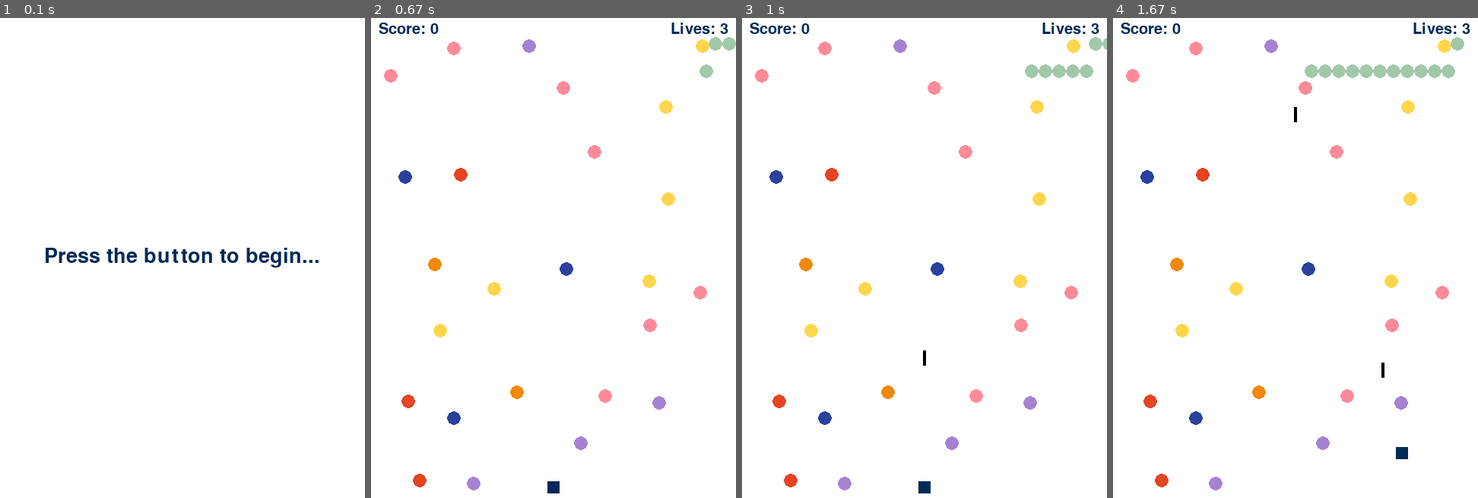
Above: before the commit, frames 1-4 (left to right).
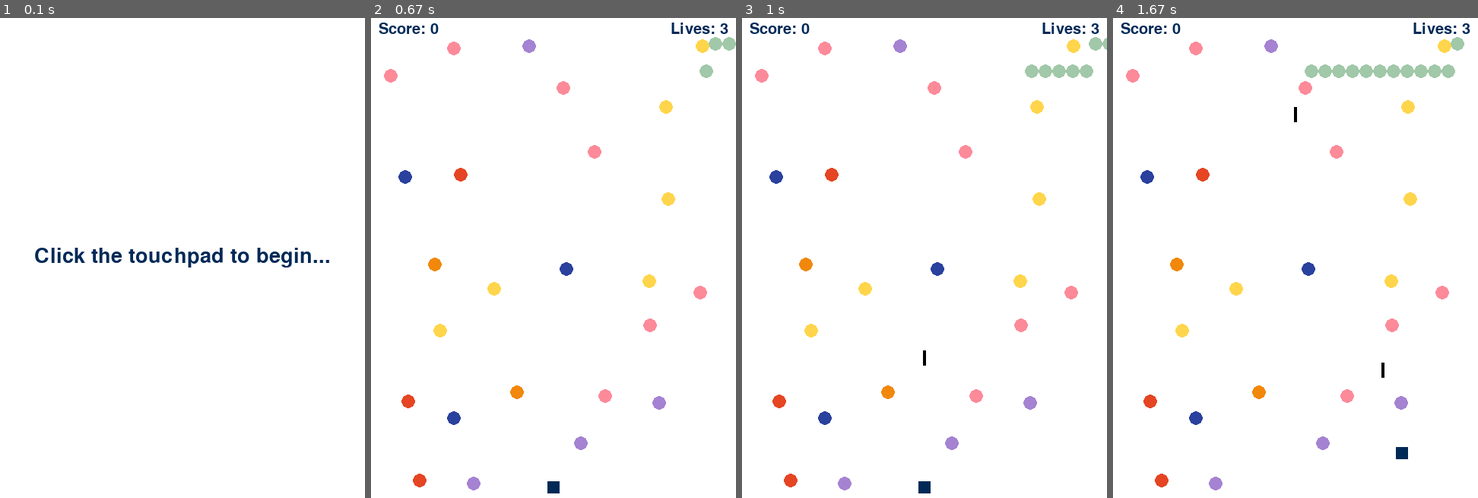
Above: after the commit, the same moments.

Repository: HarryJain/CPSC-334
Game: pygame game, started from Module2/Task2/centipede.py
Same seed, same stepped clock (60 frames per second), same inputs: the game is played once before the commit and once after it.
Inputs (mouse positions are in pixels of both pictures, inside the frame that each line leads up to):
- Up to frame 1 (0.1 s): no input
- Up to frame 2 (0.67 s): click (553, 258) at 0.38 s
- Up to frame 3 (1 s): tap Space at 0.67 s
- Up to frame 4 (1.67 s): hold Right 1-1.47 s; tap Space at 1.07, 1.37, 1.57 s; hold Up from 1.5 s (still down)

The runs differ from the first frame. In frame 1, 1.4% of the frame differs, in the area x 9-91%, y 47-52%; in frame 2, nothing differs; in frame 3, nothing differs; in frame 4, nothing differs.

Commit message:
updated programs

Diff:
--- a/Module2/Task2/centipede.py
+++ b/Module2/Task2/centipede.py
@@ -69,8 +69,8 @@
 def read_esp():
   global esp_vals
 
-  #ser = serial.Serial('/dev/tty.SLAB_USBtoUART', 115200, timeout = 1)
-  ser = serial.Serial('/dev/ttyUSB0', 115200, timeout = 1)
+  ser = serial.Serial('/dev/tty.SLAB_USBtoUART', 115200, timeout = 1)
+  #ser = serial.Serial('/dev/ttyUSB0', 115200, timeout = 1)
   ser.flush()
 
   reps = []
@@ -452,7 +452,7 @@
     run = True
     while run:
         WIN.fill(WHITE)
-        title_label = title_font.render("Press the button to begin...", 1, NAVY)
+        title_label = title_font.render("Click the touchpad to begin...", 1, NAVY)
         WIN.blit(title_label, (WIDTH / 2 - title_label.get_width() / 2, HEIGHT / 2 - title_label.get_height() / 2))
         pydisplay.update()
         for event in pyevent.get():
--- a/Module2/Task2/new_esp_test.py
+++ b/Module2/Task2/new_esp_test.py
@@ -7,8 +7,8 @@
 def read_esp():
   global esp_vals
 
-  #ser = serial.Serial('/dev/tty.SLAB_USBtoUART', 115200, timeout = 1)
-  ser = serial.Serial('/dev/ttyUSB0', 115200, timeout = 2)
+  ser = serial.Serial('/dev/tty.SLAB_USBtoUART', 115200, timeout = 1)
+  #ser = serial.Serial('/dev/ttyUSB0', 115200, timeout = 2)
   ser.flush()
 
   reps = []
Binary file changed: Module2/screenshot.jpg
